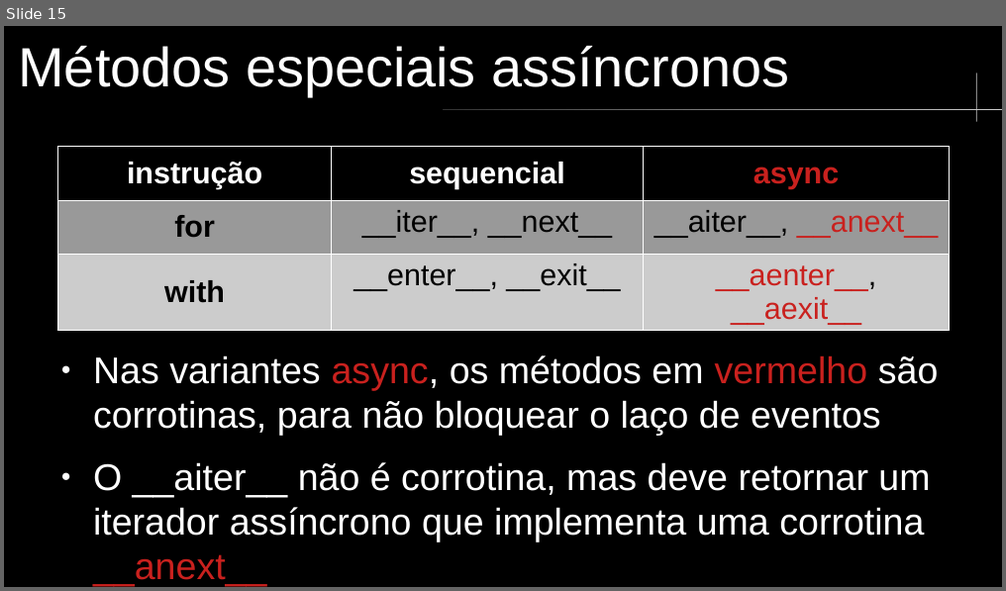
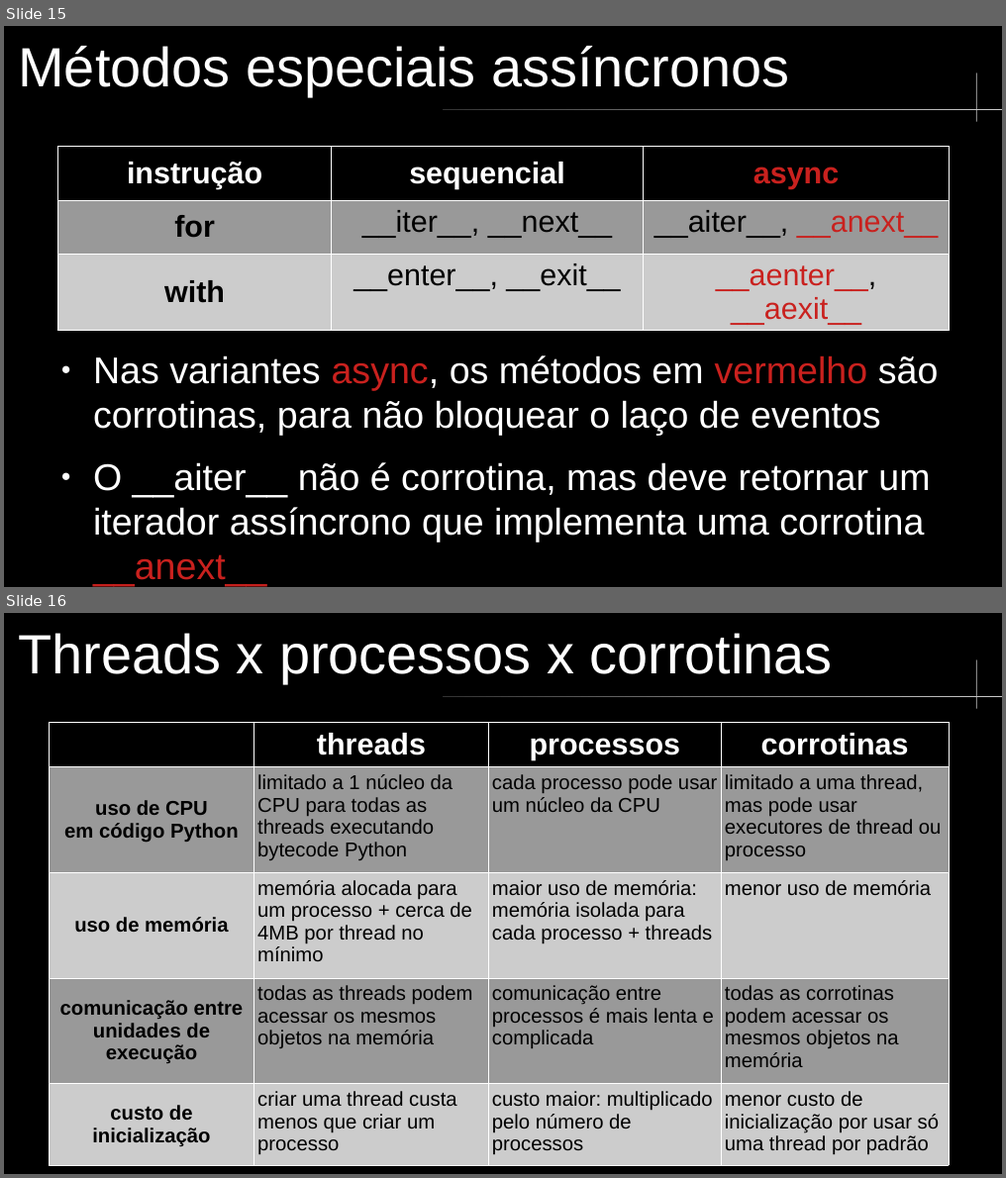
Before and after one commit to ramalho/python-eng, a slide deck: concorrencia/async.odp. Shown one above the other, each under a label of ours: slide 15 before the commit, slides 15 and 16 after it. The pictures are 1006x591 and 1006x1178 pixels, drawn with LibreOffice and Linux fonts; fonts in the diff are those of the drawing. Boxes give left, top, right and bottom in pixels: in the first picture for what was removed or moved away, otherwise in the second. Text is boxed around its words. In the diff, an @@ line names an element or a change of style, - is before the commit and + after.

```diff
--- a/concorrencia/async.odp
+++ b/concorrencia/async.odp
@@ slide 16 added at (4,613,1002,1174), background #000000; not listed: 2 template elements that a slide beside it also shows @@
@@ title added at (18,633,833,683), 44 pt, text #FFFFFF @@
+Threads x processos x corrotinas
@@ table added at (50,722,949,1159), 5 rows, 4 columns @@
+ | threads | processos | corrotinas
+uso de CPU em código Python | limitado a 1 núcleo da CPU para todas as threads executando bytecode Python | cada processo pode usar um núcleo da CPU | limitado a uma thread, mas pode usar executores de thread ou processo
+uso de memória | memória alocada para um processo + cerca de 4MB por thread no mínimo | maior uso de memória: memória isolada para cada processo + threads | menor uso de memória
+comunicação entre unidades de execução | todas as threads podem acessar os mesmos objetos na memória | comunicação entre processos é mais lenta e complicada | todas as corrotinas podem acessar os mesmos objetos na memória
+custo de inicialização | criar uma thread custa menos que criar um processo | custo maior: multiplicado pelo número de processos | menor custo de inicialização por usar só uma thread por padrão
```
Also in this commit, not shown: 4 other files.
